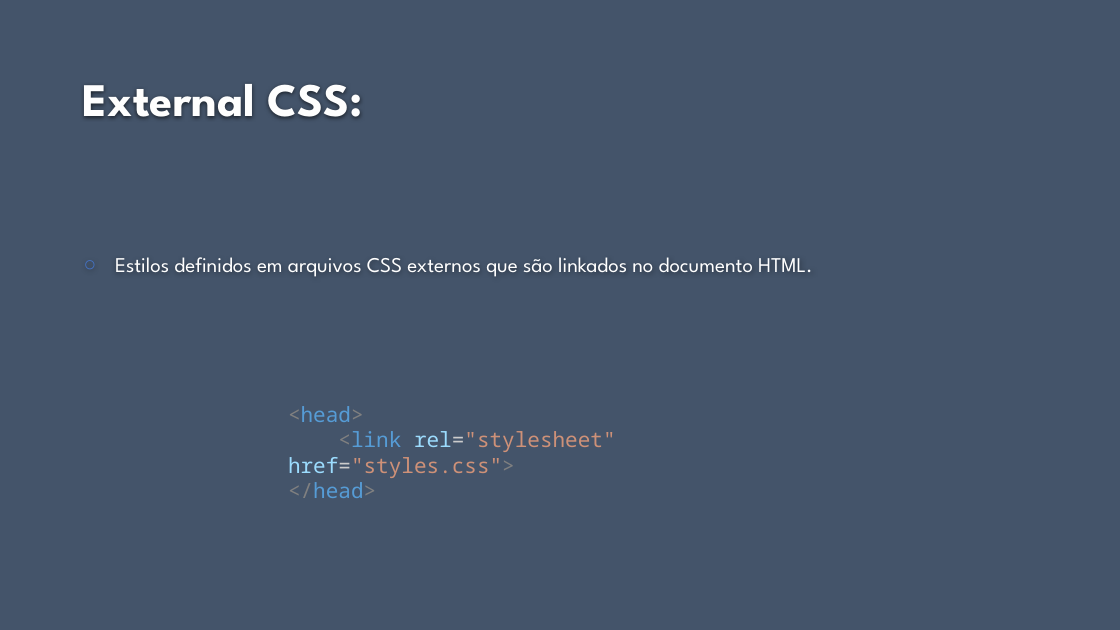
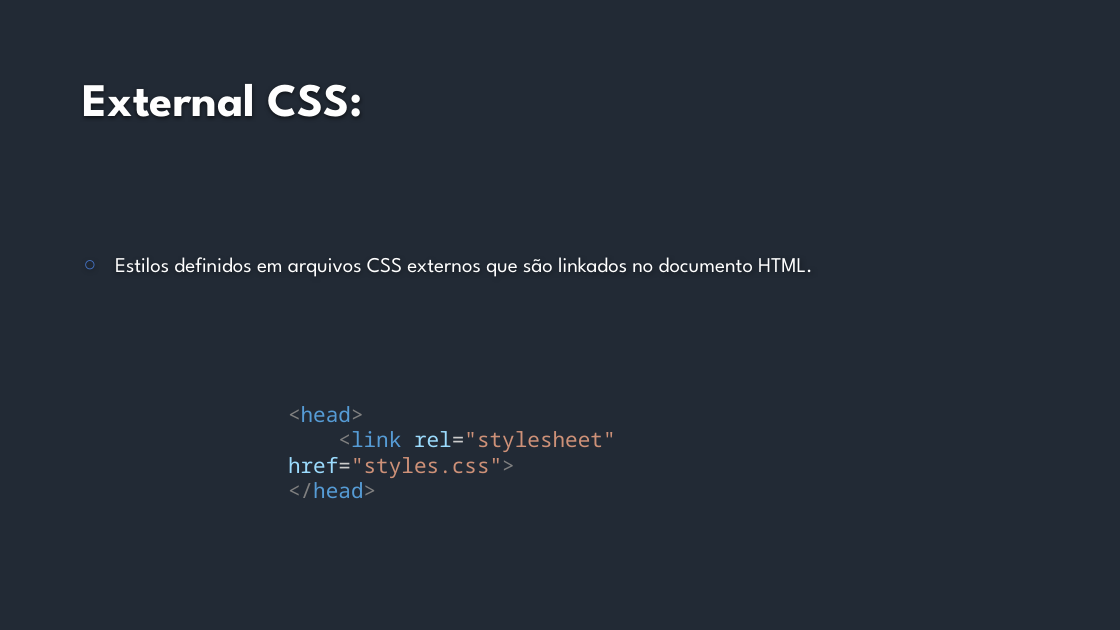
Before and after one commit to fabio-sudo/Curso_JS, a slide deck: slide 10 of HTML_CSS/Material_Html/Intermediário/7 - CSS.pptx (slide 8 before the commit). Drawn at 1120x630 pixels with LibreOffice and Linux fonts; fonts in the diff are those of the drawing; background and template pictures are left out. Boxes give left, top, right and bottom in pixels: in the first picture for what was removed or moved away, otherwise in the second. Text is boxed around its words. In the diff, an @@ line names an element or a change of style, - is before the commit and + after.

```diff
--- a/HTML_CSS/Material_Html/Intermediário/7 - CSS.pptx
+++ b/HTML_CSS/Material_Html/Intermediário/7 - CSS.pptx
@@ background #44546A to #222A35 @@
```
Also in this commit, not shown: 7 other slides changed, 10 slides added, 8 other files.
